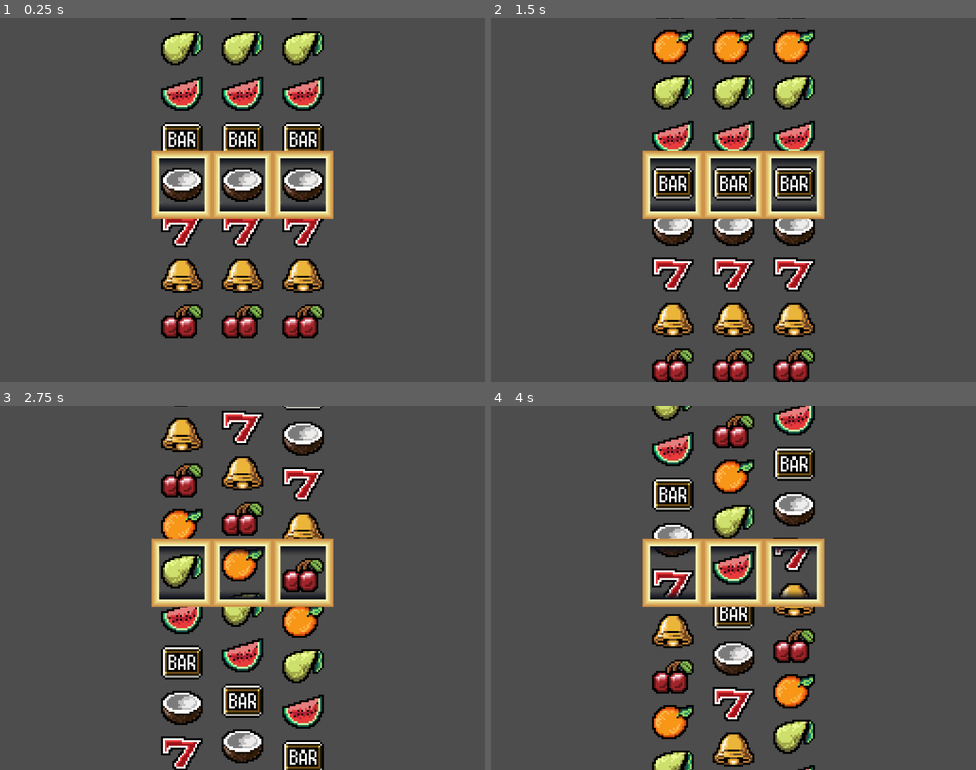
Above: before the commit, frames 1-4 (two rows, left to right).
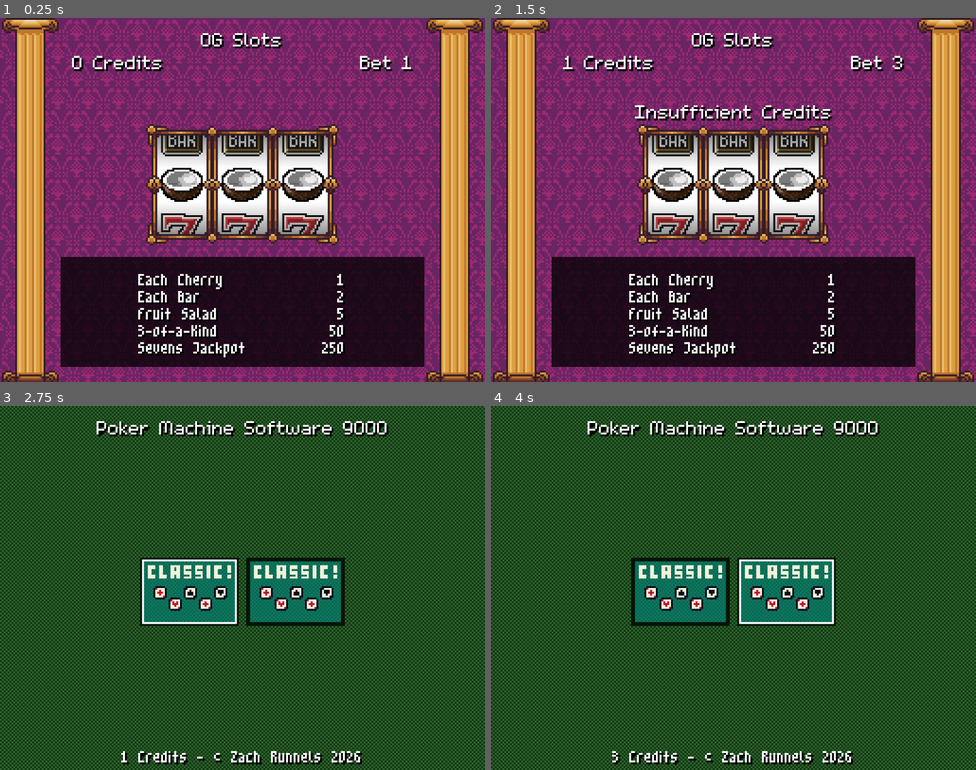
Above: after the commit, the same moments.

Repository: ZombieNW/PokerMachine
Game: Godot game, scene res://games/og_slots/og_slots.tscn
Two runs of this game, one before a commit and one after it. Both use one fixed random seed, a clock stepped at 60 frames per second and the inputs below. This scene is started directly instead of the project's main scene.
Inputs (mouse positions are in pixels of both pictures, inside the frame that each line leads up to):
- Up to frame 1 (0.25 s): no input
- Up to frame 2 (1.5 s): tap Enter (deal_draw) at 0.5 s; move the mouse to (840, 181) at 0.52 s; hold C (add_credit) 0.53-1.28 s; click (840, 181) at 0.67 s; tap B (bet) at 0.8, 1.35 s; move the mouse to (636, 218) at 1.27 s; click (636, 218) at 1.42 s
- Up to frame 3 (2.75 s): tap Enter (deal_draw) at 1.55 s; move the mouse to (291, 507) at 2.02 s; hold Enter (deal_draw) from 2.03 s (still down); click (291, 507) at 2.17 s; tap S (select_game) at 2.3 s
- Up to frame 4 (4 s): move the mouse to (709, 660) at 2.77 s; release Enter (deal_draw) at 2.78 s; tap S (select_game) at 2.85 s; click (709, 660) at 2.92 s; tap C (add_credit) at 3.05 s; move the mouse to (879, 642) at 3.52 s; hold C (add_credit) from 3.53 s (still down); click (879, 642) at 3.67 s; tap B (bet) at 3.8 s

The runs differ from the first frame. In frame 1, 97% of the frame differs, in the area x 0-100%, y 0-100%; in frame 2, 99%; in frame 3, 99%; in frame 4, 100%.

Commit message:
Finish Poker Prototype

Diff:
--- a/games/og_slots/game_manager.gd
+++ b/games/og_slots/game_manager.gd
@@ -2,17 +2,50 @@
 
 const SLOT_DELAY_MIN := 0.5
 const SLOT_DELAY_RANGE := Vector2(1.0, 2.0)
+const MAX_BET: int = 5
 
 var slots: Array[Slot] = []
 var results: Array[int] = []
-var is_spinning: bool = false
+var bet: int = 1
+
+enum GameState { BET, SPINNING, CREDITS }
+var game_state: GameState = GameState.BET
+
+@export var cash_sound: AudioStream = preload("uid://bve6cuqxwk7e1")
+@export var jackpot_sound: AudioStream = preload("uid://dft7qa2ln3g0q")
 
 func _ready() -> void:
 	initialize_slots()
+	update_state()
 
 func _input(event: InputEvent) -> void:
-	if event.is_action_pressed("deal_draw") and not is_spinning:
+	if event.is_action_pressed("deal_draw"):
+		advance_game_state()
+	elif event.is_action_pressed("bet"):
+		cycle_bet()
+	elif event.is_action_pressed("add_credit"):
+		await get_tree().process_frame
+		update_state()
+	elif event.is_action_pressed("select_game"):
+		exit_game()
+
+func advance_game_state() -> void:
+	if game_state == GameState.SPINNING:
+		return
+
+	if game_state == GameState.BET:
+		if Credit.get_credits() < bet:
+			%StatusLabel.text = "Insufficient Credits"
+			return
+
+		%StatusLabel.text = ""
+		Credit.subtract(bet)
+		update_state()
 		spin_slots()
+
+func exit_game() -> void:
+	if game_state == GameState.BET or game_state == GameState.CREDITS:
+		get_tree().change_scene_to_file("res://main_menu/main_menu.tscn")
 
 func initialize_slots():
 	var children = %SlotContainer.get_children()
@@ -24,12 +57,18 @@
 		slots.append(slot)
 		slot.result_ready.connect(_on_slot_result_ready.bind(i))
 
+func cycle_bet() -> void:
+	if game_state == GameState.BET:
+		bet = (bet % MAX_BET) + 1
+	update_state()
+
 func spin_slots() -> void:
-	if is_spinning:
+	if game_state == GameState.SPINNING:
 		return
 
-	is_spinning = true
+	game_state = GameState.SPINNING
 	results.fill(-1)
+
 
 	for i in slots.size():
 		var delay := i * SLOT_DELAY_MIN + randf_range(SLOT_DELAY_RANGE.x, SLOT_DELAY_RANGE.y)
@@ -38,14 +77,32 @@
 	# TODO GUARENTEE ALL THREE ARE STOPPED, PROBABLY VIA A SIGNAL AND MAKING SURE ALL ARE DONE AND PROCESSING FRAMES UNTIL ITS DONE
 	# Wait for last slot to stop
 	await slots[slots.size() - 1].result_ready
+	if results.has(-1): await slots[slots.size() - 2].result_ready
+	if results.has(-1): await slots[slots.size() - 3].result_ready
 
 	# Print Results
+	payout()
 	var symbol_names: PackedStringArray = []
 	for result in results:
 		symbol_names.append(SlotSymbol.get_symbol_name(result))
 	print(symbol_names)
 
-	is_spinning = false
+	game_state = GameState.BET
+
+func update_state() -> void:
+	%CreditsLabel.text = "%d Credits" % Credit.get_credits()
+	%BetLabel.text = "Bet %d" % bet
+	pass
+
+func payout() -> void:
+	var payout_amount := SlotSymbol.calculate_payout(results, 1)
+	if payout_amount > 0:
+		Credit.add(payout_amount)
+		Sound.play_sound(cash_sound)
+	if payout_amount > 100:
+		Sound.play_sound(jackpot_sound)
+
+	update_state()
 
 func _on_slot_result_ready(result: int, slot_index: int) -> void:
 	if slot_index < 0 or slot_index >= results.size():
--- a/games/og_slots/og_slots.tscn
+++ b/games/og_slots/og_slots.tscn
@@ -2,11 +2,29 @@
 
 [ext_resource type="PackedScene" uid="uid://h5j5hvaekowy" path="res://games/og_slots/slot.tscn" id="1_k8mm7"]
 [ext_resource type="Script" uid="uid://dakd3fou7lrw5" path="res://games/og_slots/game_manager.gd" id="1_xmcqp"]
+[ext_resource type="Texture2D" uid="uid://b700wdd2vjs6s" path="res://games/og_slots/background.png" id="2_shgei"]
 [ext_resource type="Texture2D" uid="uid://b3kdn3h430sbn" path="res://games/og_slots/cover.png" id="2_y3xvm"]
+[ext_resource type="StyleBox" uid="uid://bwnmuv151oyio" path="res://common/assets/panels/solid_white_panel.tres" id="3_i5v18"]
+[ext_resource type="Texture2D" uid="uid://qj7eorffatrv" path="res://games/og_slots/cover_under.png" id="6_kggex"]
+[ext_resource type="Texture2D" uid="uid://ccywp0k1um17a" path="res://games/og_slots/pillar.png" id="6_o6vdv"]
+[ext_resource type="StyleBox" uid="uid://po1gdid4rvl" path="res://common/assets/panels/black_panel.tres" id="8_e21rc"]
+[ext_resource type="FontFile" uid="uid://bwnbbjh76bptd" path="res://common/assets/fonts/m3x6.ttf" id="9_facdi"]
 
 [node name="OgSlots" type="Node2D" unique_id=1872391885]
 scale = Vector2(4, 4)
 script = ExtResource("1_xmcqp")
+
+[node name="WhiteBackground" type="Panel" parent="." unique_id=616971642]
+anchors_preset = 15
+anchor_right = 1.0
+anchor_bottom = 1.0
+offset_right = 256.0
+offset_bottom = 192.0
+grow_horizontal = 2
+grow_vertical = 2
+size_flags_horizontal = 3
+size_flags_vertical = 3
+theme_override_styles/panel = ExtResource("3_i5v18")
 
 [node name="SlotContainer" type="HBoxContainer" parent="." unique_id=1846225462]
 unique_name_in_owner = true
@@ -31,9 +49,111 @@
 [node name="Slot3" parent="SlotContainer" unique_id=177366783 instance=ExtResource("1_k8mm7")]
 position = Vector2(64, 0)
 
-[node name="Panel" type="TextureRect" parent="." unique_id=1946471275]
+[node name="WallpaperBackground" type="TextureRect" parent="." unique_id=1180119267]
+offset_right = 256.0
+offset_bottom = 192.0
+texture = ExtResource("2_shgei")
+
+[node name="Cover_Front" type="TextureRect" parent="WallpaperBackground" unique_id=1946471275]
+layout_mode = 0
 offset_left = 72.0
 offset_top = 56.0
 offset_right = 184.0
 offset_bottom = 120.0
 texture = ExtResource("2_y3xvm")
+
+[node name="Cover_Back" type="TextureRect" parent="WallpaperBackground" unique_id=1162714408]
+layout_mode = 0
+offset_left = 72.0
+offset_top = 56.0
+offset_right = 184.0
+offset_bottom = 120.0
+texture = ExtResource("6_kggex")
+
+[node name="PillarLeft" type="TextureRect" parent="WallpaperBackground" unique_id=447254169]
+layout_mode = 0
+offset_right = 32.0
+offset_bottom = 192.0
+texture = ExtResource("6_o6vdv")
+
+[node name="PillarRight" type="TextureRect" parent="WallpaperBackground" unique_id=1351824664]
+layout_mode = 0
+offset_left = 224.0
+offset_right = 256.0
+offset_bottom = 192.0
+texture = ExtResource("6_o6vdv")
+
+[node name="TitleLabel" type="Label" parent="." unique_id=1979463040]
+custom_minimum_size = Vector2(256, 0)
+offset_top = 4.0
+offset_right = 256.0
+offset_bottom = 17.0
+text = "OG Slots"
+horizontal_alignment = 1
+vertical_alignment = 1
+
+[node name="StatusLabel" type="Label" parent="." unique_id=1212878012]
+unique_name_in_owner = true
+custom_minimum_size = Vector2(256, 0)
+offset_top = 42.0
+offset_right = 256.0
+offset_bottom = 55.000008
+horizontal_alignment = 1
+vertical_alignment = 1
+
+[node name="PanelContainer" type="PanelContainer" parent="." unique_id=312323121]
+offset_left = 32.0
+offset_top = 126.0
+offset_right = 224.0
+offset_bottom = 184.0
+theme_override_styles/panel = ExtResource("8_e21rc")
+
+[node name="HBoxContainer" type="HBoxContainer" parent="PanelContainer" unique_id=1718080636]
+layout_mode = 2
+alignment = 1
+
+[node name="Names" type="Label" parent="PanelContainer/HBoxContainer" unique_id=1295864212]
+layout_mode = 2
+size_flags_vertical = 1
+theme_override_constants/line_spacing = -4
+theme_override_fonts/font = ExtResource("9_facdi")
+text = "Each Cherry
+Each Bar
+Fruit Salad
+3-of-a-Kind
+Sevens Jackpot"
+vertical_alignment = 1
+
+[node name="Prices" type="Label" parent="PanelContainer/HBoxContainer" unique_id=198859210]
+custom_minimum_size = Vector2(48, 0)
+layout_mode = 2
+size_flags_vertical = 1
+theme_override_constants/line_spacing = -4
+theme_override_fonts/font = ExtResource("9_facdi")
+text = "1
+2
+5
+50
+250"
+horizontal_alignment = 2
+vertical_alignment = 1
+
+[node name="HBoxContainer" type="HBoxContainer" parent="." unique_id=1205833044]
+offset_left = 12.0
+offset_top = 16.0
+offset_right = 244.0
+offset_bottom = 29.0
+alignment = 1
+
+[node name="CreditsLabel" type="Label" parent="HBoxContainer" unique_id=1400226302]
+unique_name_in_owner = true
+custom_minimum_size = Vector2(88, 0)
+layout_mode = 2
+text = "0 Credits"
+
+[node name="BetLabel" type="Label" parent="HBoxContainer" unique_id=955221742]
+unique_name_in_owner = true
+custom_minimum_size = Vector2(88, 0)
+layout_mode = 2
+text = "Bet 0"
+horizontal_alignment = 2
--- a/games/og_slots/slot.gd
+++ b/games/og_slots/slot.gd
@@ -17,6 +17,9 @@
 var state: State = State.IDLE
 var current_speed: float = 0.0
 var snap_tween: Tween = null
+var last_tile_position: int = 0
+
+@export var click_sound: AudioStream = preload("uid://ll0gsulda8bq")
 
 @onready var map_1: TileMapLayer = $Fruits1
 @onready var map_2: TileMapLayer = $Fruits2
@@ -56,6 +59,12 @@
 	map_1.position.y = fmod(map_1.position.y + amount, MAP_HEIGHT)
 	map_2.position.y = map_1.position.y - MAP_HEIGHT
 
+	var current_tile_position = int(floor(map_1.position.y / TILE_SIZE))
+
+	if current_tile_position != last_tile_position:
+		Sound.play_sound(click_sound, 0.25)
+		last_tile_position = current_tile_position
+
 # Tween to closest symbol
 func snap_to_position() -> void:
 	state = State.SNAPPING
@@ -66,6 +75,8 @@
 	# Clean up any existing tween
 	if snap_tween and snap_tween.is_valid():
 		snap_tween.kill()
+
+	Sound.play_sound(click_sound, 1)
 
 	# TWEEN THE BITCH
 	snap_tween = create_tween()
--- a/games/og_slots/symbols.gd
+++ b/games/og_slots/symbols.gd
@@ -13,6 +13,26 @@
 	BAR
 }
 
+const fruits = [Type.COCONUT, Type.CHERRY, Type.ORANGE, Type.PEAR, Type.MELON]
+
+static func calculate_payout(results: Array, bet_amount: int) -> int:
+	var payout = 0
+	# Jackpot
+	if results[0] == results[1] and results[1] == results[2] and results[0]== Type.SEVEN:
+		payout = 250
+	# 3-of-a-Kind
+	elif results[0] == results[1] and results[1] == results[2]:
+		payout = 50
+	# Fruit Salad
+	elif results.all(func(s): return s in fruits):
+		payout = 5
+
+	# Cherries 'n' Bars
+	payout += results.count(Type.CHERRY) * 1
+	payout += results.count(Type.BAR) * 2
+
+	return payout * bet_amount
+
 static func get_symbol_name(symbol_type: int) -> String:
 	match symbol_type:
 		Type.COCONUT: return "Coconut"
--- a/system/sound.gd
+++ b/system/sound.gd
@@ -1,6 +1,6 @@
 extends Node
 
-func play_sound(sound: AudioStream) -> void:
+func play_sound(sound: AudioStream, volume: float = 1.0) -> void:
 	if not sound:
 		push_warning("Invalid AudioStream")
 		return
@@ -8,6 +8,7 @@
 	var player := AudioStreamPlayer.new()
 	add_child(player)
 
+	player.volume_linear = volume
 	player.stream = sound
 	player.finished.connect(player.queue_free)
 	player.play()
Binary file added: common/assets/bg/damask.aseprite
Binary file added: common/assets/bg/damask.png
Not shown, added: common/assets/bg/damask.png.import
Binary file added: games/og_slots/background.png
Not shown, added: games/og_slots/background.png.import
Not shown, added: games/og_slots/blip.ogg.import
Not shown, added: games/og_slots/cash.ogg.import
Binary file changed: games/og_slots/cover.aseprite
Binary file changed: games/og_slots/cover.png
Binary file added: games/og_slots/cover_under.png
Not shown, added: games/og_slots/cover_under.png.import
Not shown, added: games/og_slots/jackpot.ogg.import
(and 8 more such lines)
